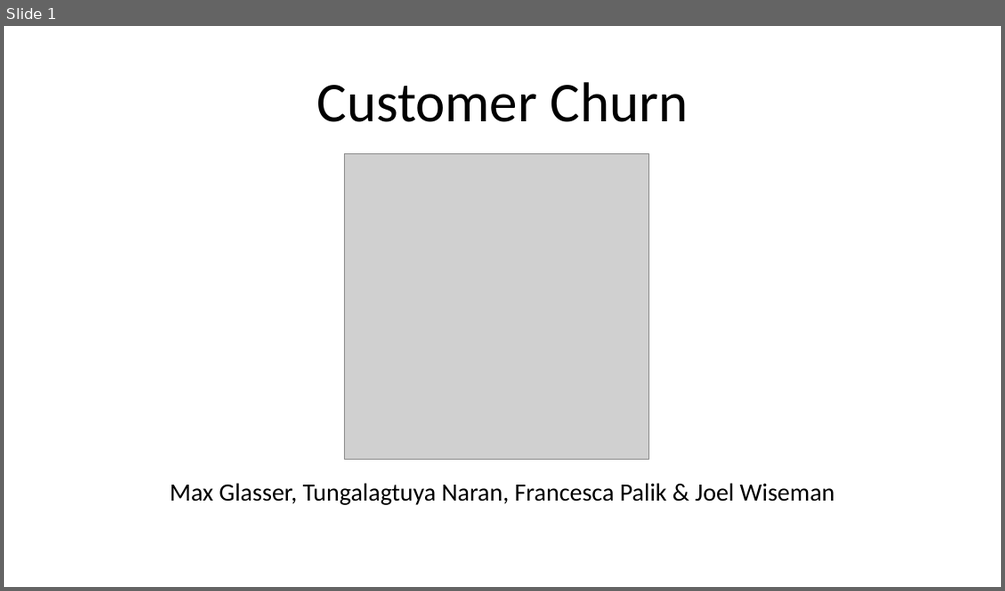
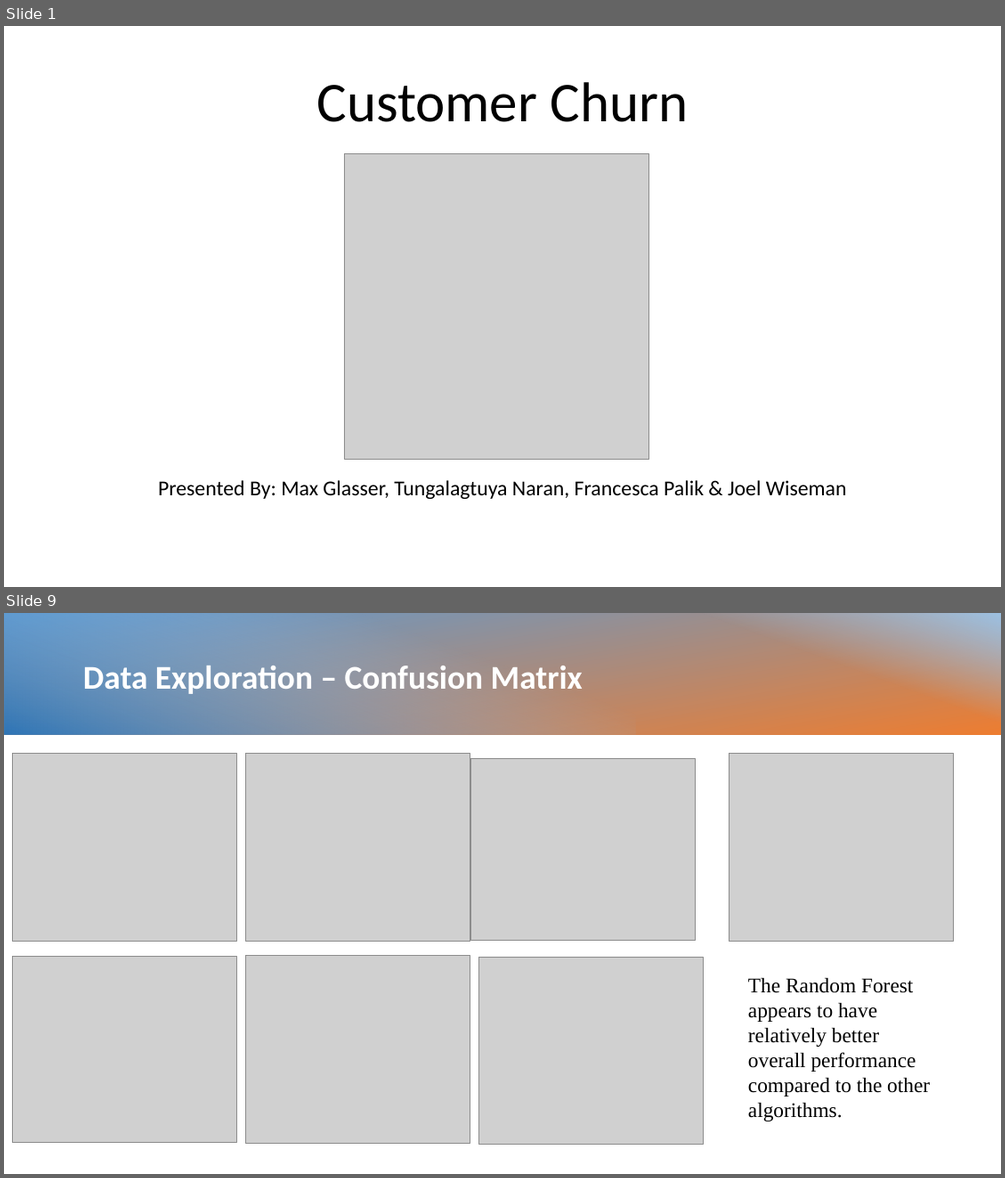
Before and after one commit to mglasser123/Project4, a slide deck: Customer Churn.pptx. Shown one above the other, each under a label of ours: slide 1 before the commit, slides 1 and 9 after it; the slides between them are not shown. The pictures are 1005x591 and 1005x1178 pixels, drawn with LibreOffice and Linux fonts; fonts in the diff are those of the drawing; grey boxes stand for pictures. Boxes give left, top, right and bottom in pixels: in the first picture for what was removed or moved away, otherwise in the second. Text is boxed around its words. In the diff, an @@ line names an element or a change of style, - is before the commit and + after.

```diff
--- a/Customer Churn.pptx
+++ b/Customer Churn.pptx
@@ slide 9 added at bbox=[4, 613, 1001, 1174], background #FFFFFF @@
@@ rectangle added at bbox=[4, 613, 1001, 735], fill gradient #5B9BD5 to #ED7D31 @@
@@ rectangle added at bbox=[4, 613, 635, 735], fill gradient #9DC3E6 to #2E75B6 @@
@@ rectangle added at bbox=[588, 613, 1001, 735], fill gradient #9DC3E6 @@
@@ text added at bbox=[83, 666, 582, 694], 32 pt, text #FFFFFF, bold @@
+Data Exploration – Confusion Matrix
@@ picture added at bbox=[12, 754, 236, 941] @@
@@ picture added at bbox=[245, 754, 469, 941] @@
@@ picture added at bbox=[470, 758, 695, 941] @@
@@ picture added at bbox=[729, 754, 954, 941] @@
@@ picture added at bbox=[12, 957, 236, 1142] @@
@@ picture added at bbox=[245, 956, 469, 1143] @@
@@ picture added at bbox=[479, 957, 704, 1144] @@
@@ text added at bbox=[748, 977, 930, 1121], 20 pt, text #000000 @@
+The Random Forest appears to have relatively better overall performance compared to the other algorithms.
@@ slide 1 changed as well @@
@@ subtitle at bbox=[158, 480, 847, 499]: text changed; size 24 to 20.4 pt @@
-Max Glasser, Tungalagtuya Naran, Francesca Palik & Joel Wiseman
+Presented By: Max Glasser, Tungalagtuya Naran, Francesca Palik & Joel Wiseman
```
Also in this commit, not shown: 2 other slides changed, 10 other slides added, 6 slides removed.
